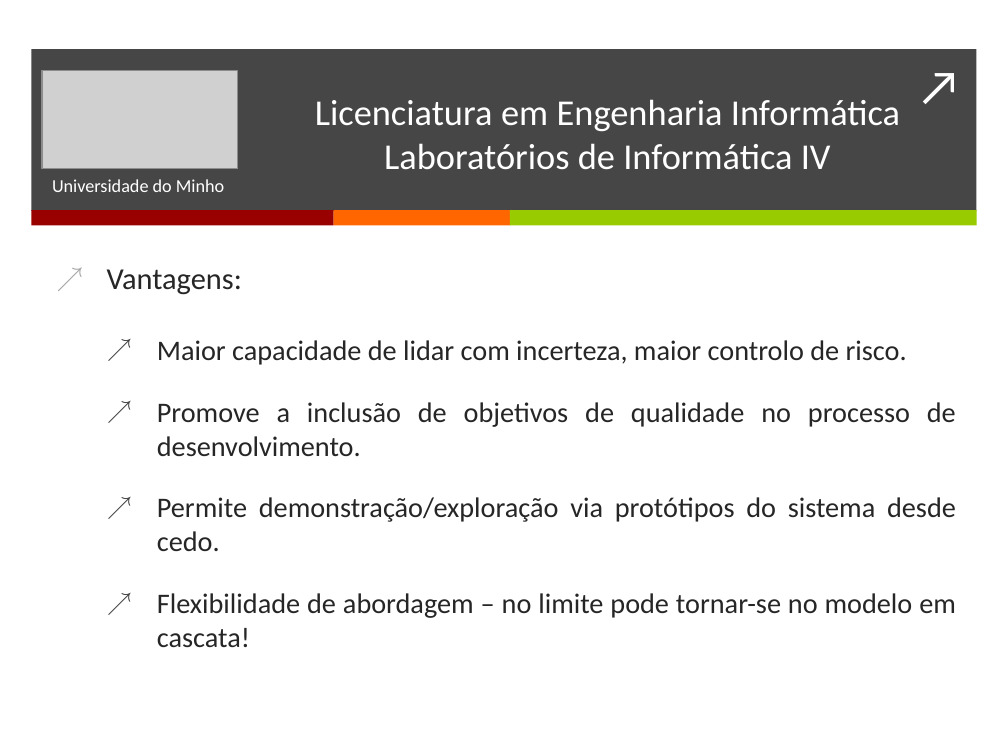
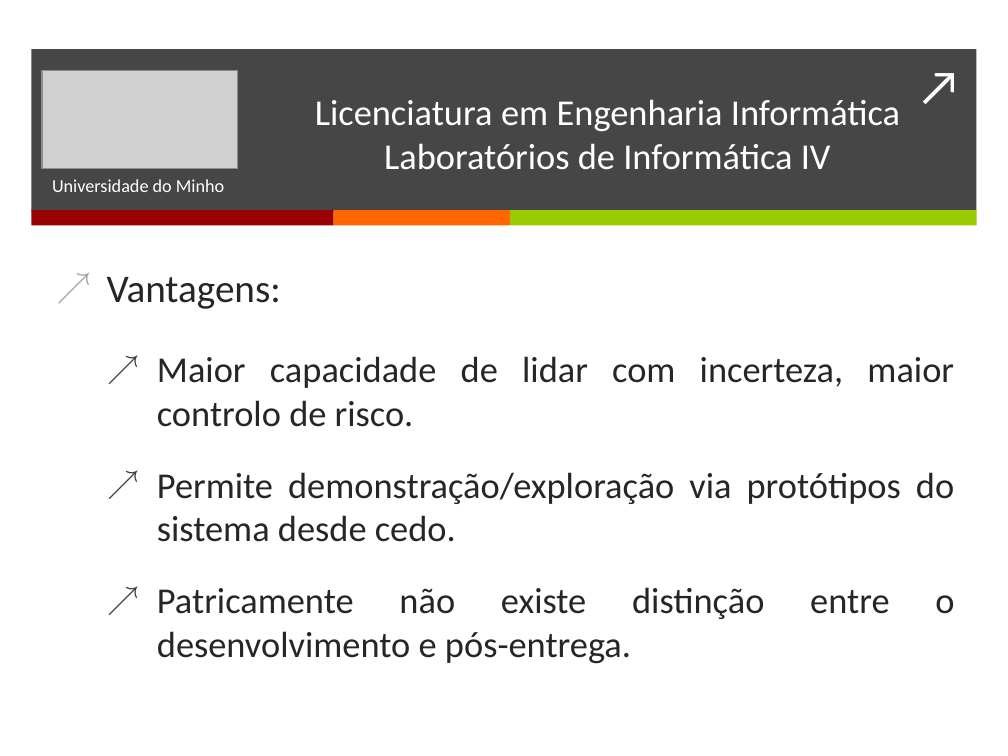
Before and after one commit to BrunoTorres/LI4, a slide deck: slide 10 of Apresentação/Apresentacao.pptx. Drawn at 1008x756 pixels with LibreOffice and Linux fonts; fonts in the diff are those of the drawing; grey boxes stand for pictures. Boxes give left, top, right and bottom in pixels: in the first picture for what was removed or moved away, otherwise in the second. Text is boxed around its words. In the diff, an @@ line names an element or a change of style, - is before the commit and + after.

Commit message:
new

```diff
--- a/Apresentação/Apresentacao.pptx
+++ b/Apresentação/Apresentacao.pptx
@@ text at (x1=107, y1=277, x2=954, y2=542): size 21.7 to 28 pt in "Vantagens:"; size 20.1 to 26 pt in "Maior capacidade de lidar com incerteza, maior ...", "Permite demonstração/exploração via protótipos do sistema de ..."; line spacing 0.9 to 1 @@
@@ text at (x1=157, y1=402, x2=956, y2=456): paragraph removed @@
-  ↗ Promove a inclusão de objetivos de qualidade no processo de desenvolvimento.
@@ text at (x1=157, y1=587, x2=764, y2=664): text changed; size 20.1 to 26 pt @@
-  ↗ Flexibilidade de abordagem – no limite pode tornar-se no modelo em cascata!
+  ↗ Patricamente não existe distinção entre o desenvolvimento e pós-entrega.
```
Also in this commit, not shown: 3 other slides changed.
